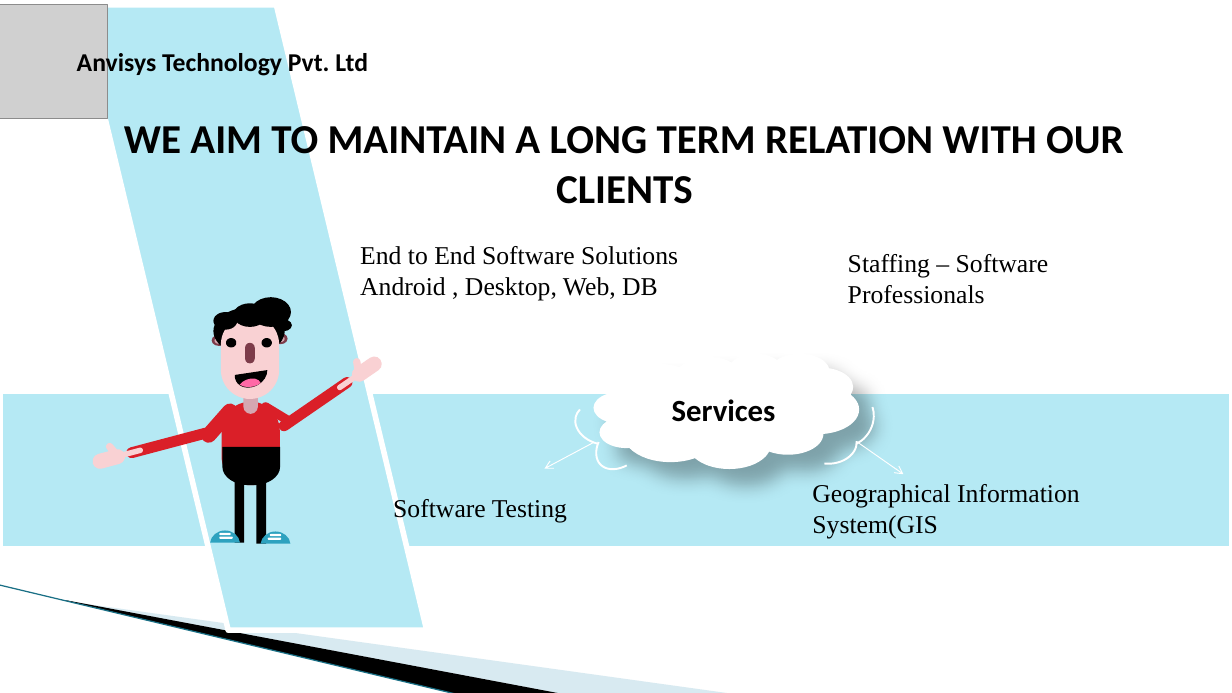
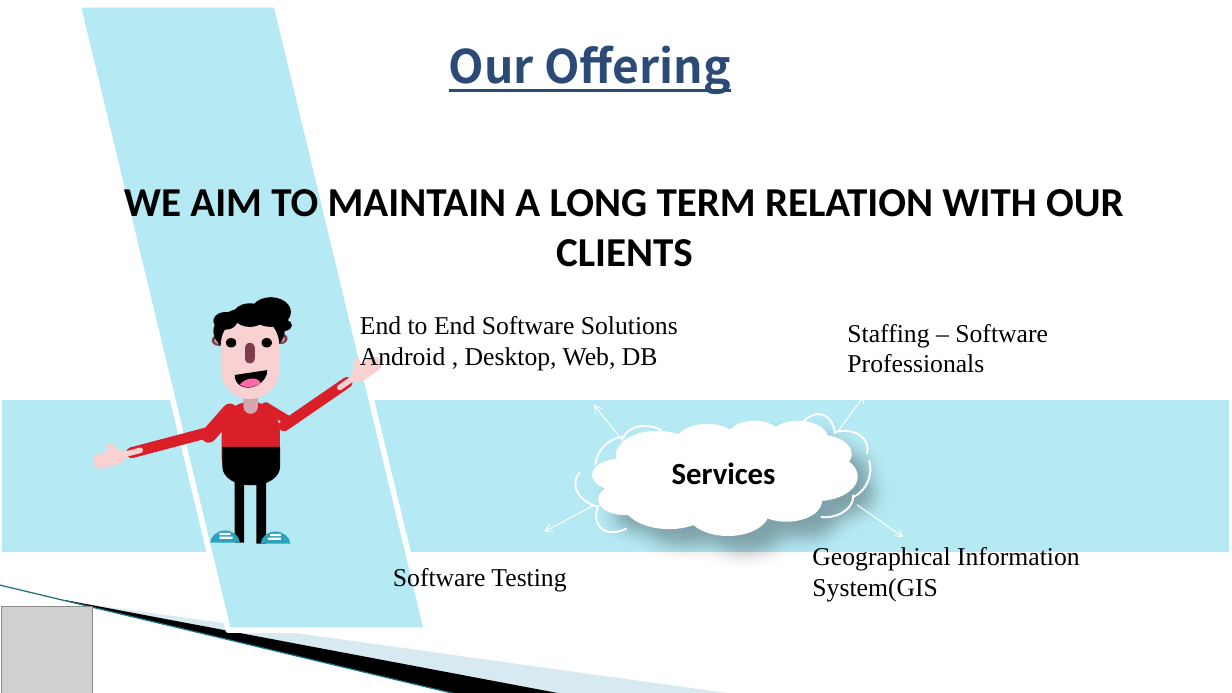
Before and after one commit to Anvisys/Documents, a slide deck: slide 4 of Anvisys technology presentation.pptx. Drawn at 1232x693 pixels with LibreOffice and Linux fonts; fonts in the diff are those of the drawing; grey boxes stand for pictures; background and template pictures are left out. Boxes give left, top, right and bottom in pixels: in the first picture for what was removed or moved away, otherwise in the second. Text is boxed around its words. In the diff, an @@ line names an element or a change of style, - is before the commit and + after.

```diff
--- a/Anvisys technology presentation.pptx
+++ b/Anvisys technology presentation.pptx
@@ text removed at (x1=77, y1=50, x2=368, y2=77) @@
-Anvisys Technology Pvt. Ltd
@@ text added at (x1=449, y1=45, x2=730, y2=95), 36 pt, text #2B4A76, bold, underline @@
+Our Offering
@@ 3 texts moved together from (x1=360, y1=246, x2=1049, y2=522) to (x1=360, y1=316, x2=1048, y2=592) @@
@@ rounded rectangle moved from (x1=0, y1=392, x2=1232, y2=549) to (x1=0, y1=398, x2=1232, y2=555) @@
@@ 4 arc (boxed as its full ellipse)s, 2 arrows moved together from (x1=585, y1=315, x2=874, y2=418) to (x1=585, y1=394, x2=874, y2=497) @@
@@ 3 texts, 2 arc (boxed as its full ellipse)s, 2 arrows, 1 cloud moved together from (x1=124, y1=120, x2=1124, y2=539) to (x1=124, y1=183, x2=1124, y2=602) @@
@@ arc (boxed as its full ellipse) moved from (x1=816, y1=384, x2=883, y2=455) to (x1=814, y1=438, x2=880, y2=508) @@
@@ arc (boxed as its full ellipse) moved from (x1=801, y1=420, x2=858, y2=465) to (x1=798, y1=474, x2=855, y2=519) @@
@@ picture resized from (x1=0, y1=5, x2=107, y2=118) to (x1=2, y1=606, x2=92, y2=693) @@
```
Also in this commit, not shown: 5 other slides changed.
